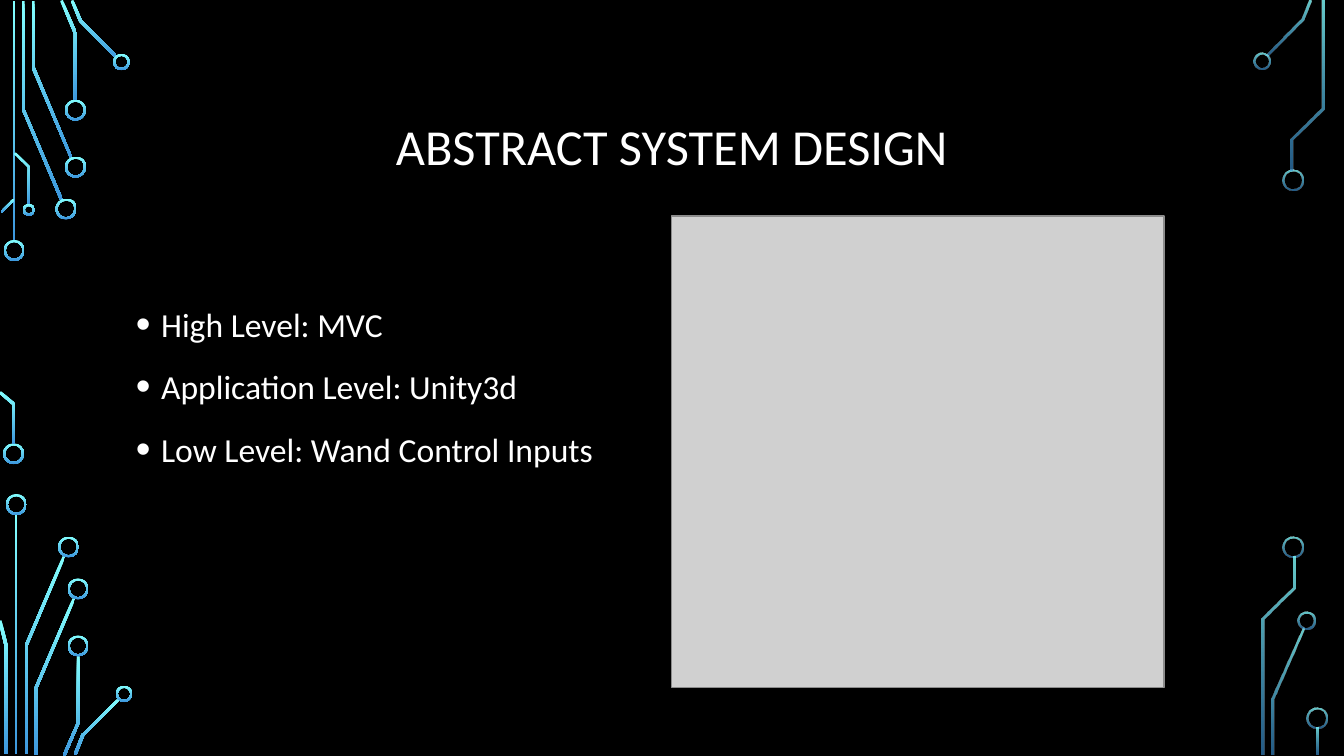
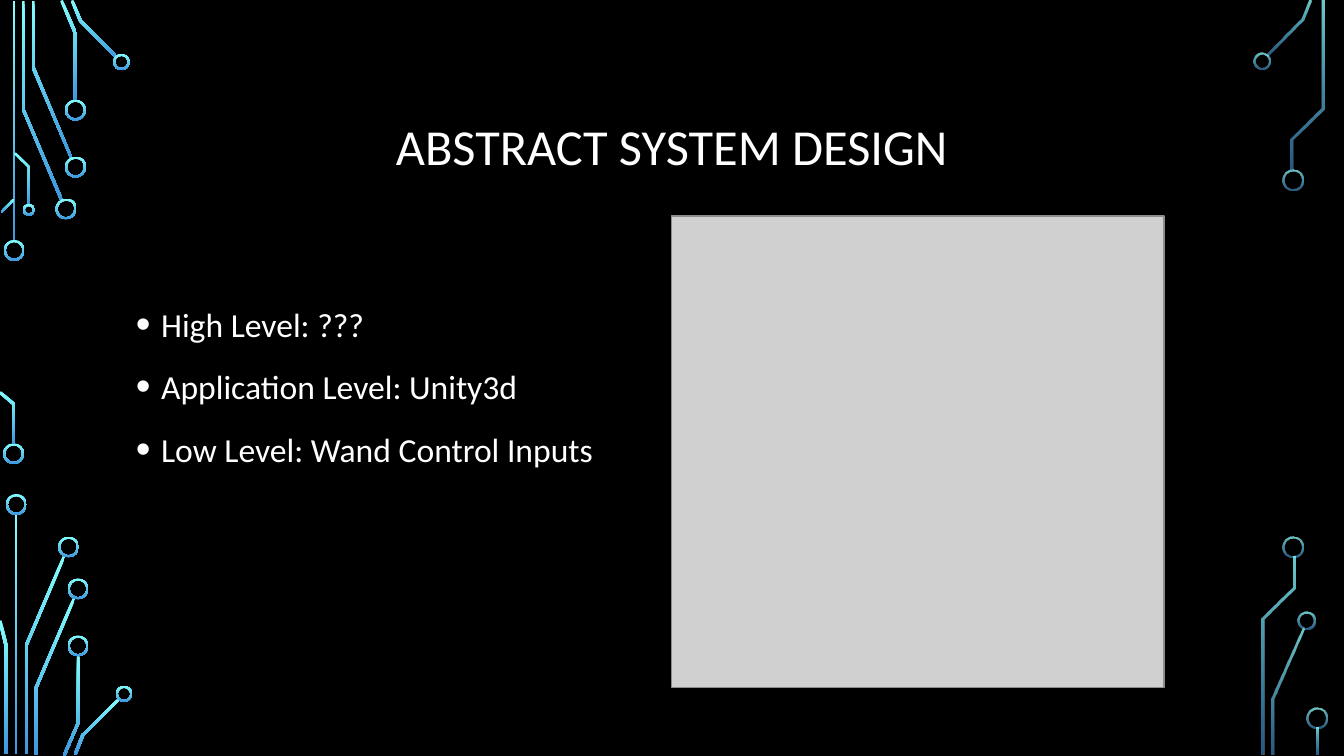
Before and after one commit to TechDevTom/HEMAUnityScripts, a slide deck: slide 17 of Documentation/Presentation.pptx (slide 14 before the commit). Drawn at 1344x756 pixels with LibreOffice and Linux fonts; fonts in the diff are those of the drawing; grey boxes stand for pictures; background and template pictures are left out. Boxes give left, top, right and bottom in pixels: in the first picture for what was removed or moved away, otherwise in the second. Text is boxed around its words. In the diff, an @@ line names an element or a change of style, - is before the commit and + after.

```diff
--- a/Documentation/Presentation.pptx
+++ b/Documentation/Presentation.pptx
@@ text at (161, 313, 310, 343): text changed @@
-• High Level: MVC
+• High Level: ???
```
Also in this commit, not shown: 1 other slide changed, 8 slides added, 1 slide removed.
